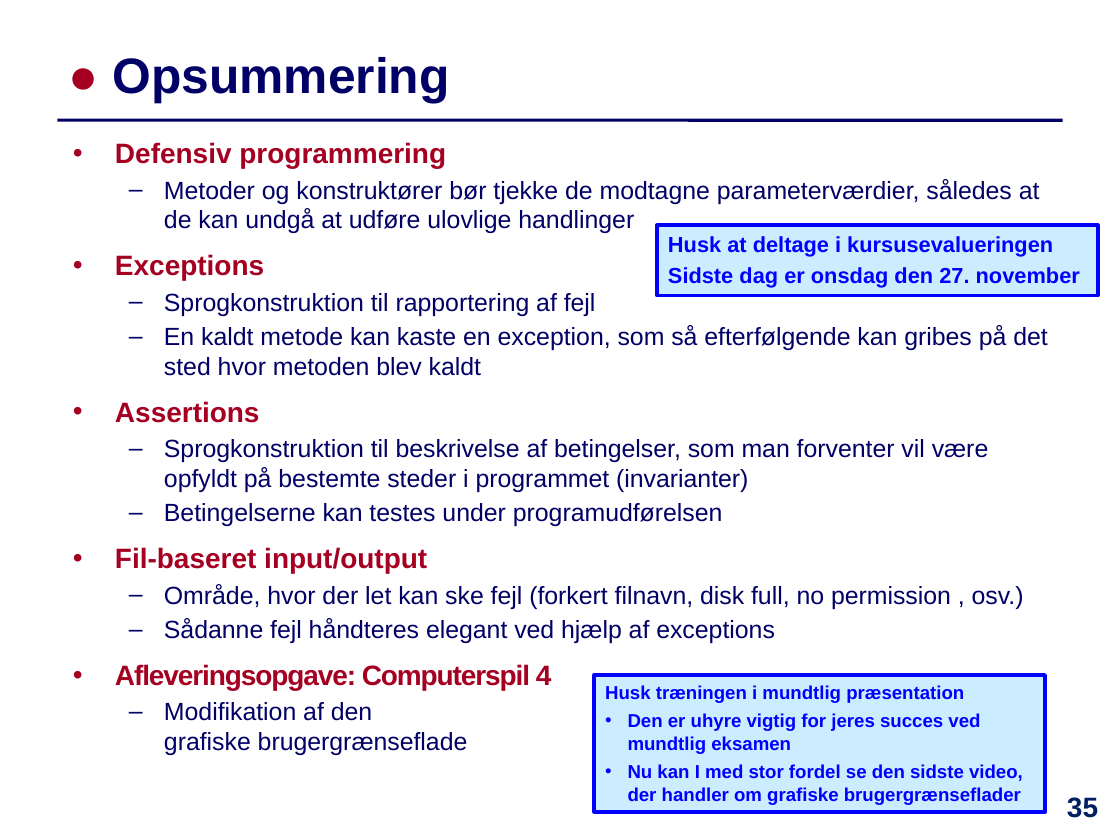
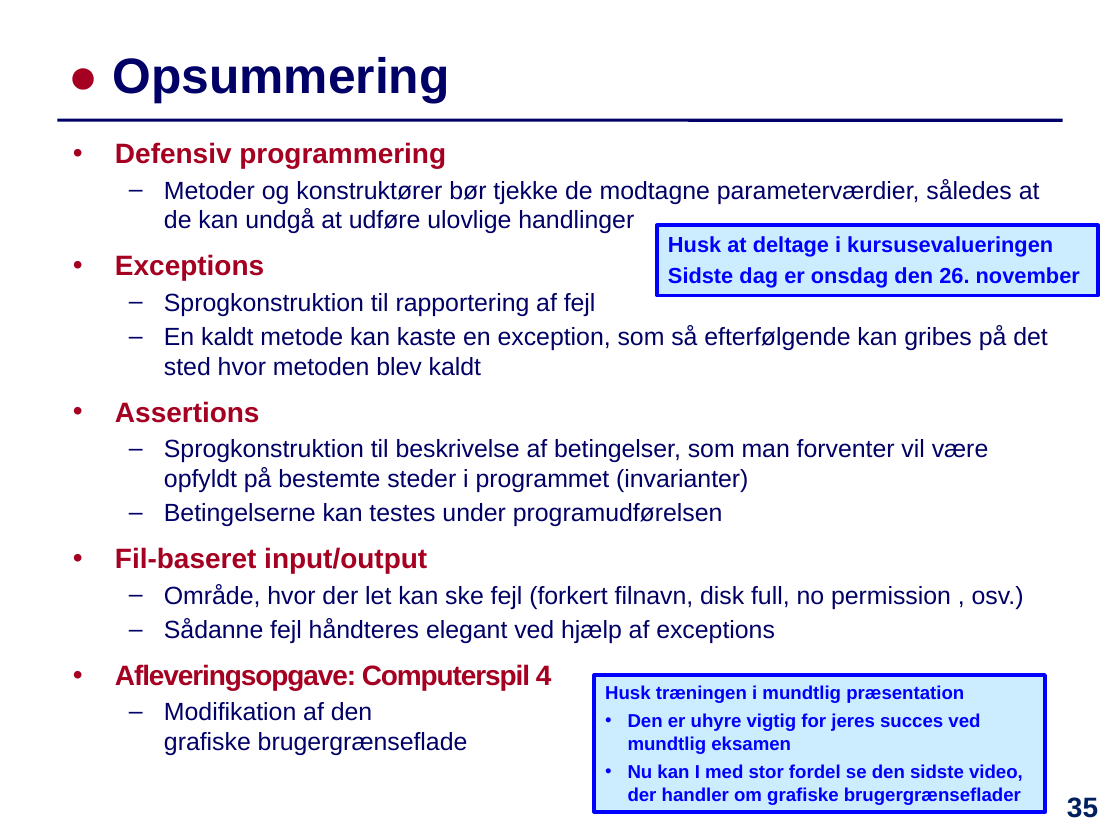
Before and after one commit to IntProgAU/Materiale, a slide deck: slide 35 of web/e25/uge_14/Slides-Uge14.pptx. Drawn at 1120x840 pixels with LibreOffice and Linux fonts; fonts in the diff are those of the drawing. Boxes give left, top, right and bottom in pixels: in the first picture for what was removed or moved away, otherwise in the second. Text is boxed around its words. In the diff, an @@ line names an element or a change of style, - is before the commit and + after.

```diff
--- a/web/e25/uge_14/Slides-Uge14.pptx
+++ b/web/e25/uge_14/Slides-Uge14.pptx
@@ text in rectangle at (668,267,1080,288): text changed @@
-Sidste dag er onsdag den 27. november
+Sidste dag er onsdag den 26. november
```
Also in this commit, not shown: 1 other slide changed, 1 other file.
